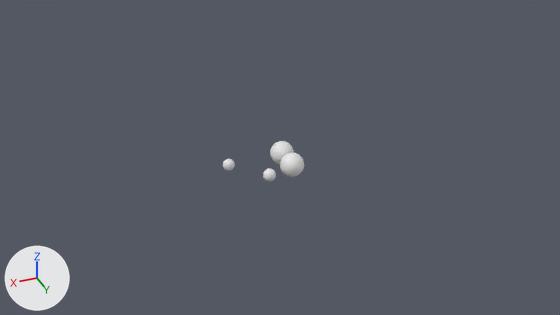
The Blender file BlenderVisualizations/dustAnimatorBPCA.blend, before and after one commit.
Rendered twice from the file's camera 'Camera'. The lights are fixed; the arrows at lower left show +X, +Y and +Z.

The first picture shows 'Mball.0', 'Mball.1', 'Mball.2', 'Mball.4'.
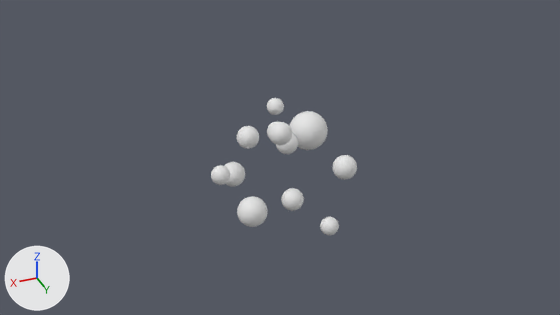
What differs and where, as boxes [x1, y1, x2, y2] in the pictures (560 x 315 px):
```json
{"object": "Mball.8", "change": "added", "after": [290, 111, 328, 150]}
{"object": "Mball.11", "change": "added", "after": [237, 196, 268, 227]}
{"object": "Mball.0", "change": "moved, rescaled", "before": [280, 153, 304, 177], "after": [276, 133, 298, 154], "on screen": "8% narrower, 12% shorter"}
{"object": "Mball.2", "change": "moved, rescaled", "before": [263, 168, 276, 181], "after": [281, 188, 304, 211], "on screen": "71% wider, 71% taller"}
{"object": "Mball.4", "change": "moved, rescaled", "before": [223, 159, 235, 171], "after": [237, 126, 259, 149], "on screen": "77% wider, 85% taller"}
{"object": "Mball.10", "change": "added", "after": [332, 155, 357, 180]}
{"object": "Mball.5", "change": "added", "after": [269, 122, 292, 145]}
{"object": "Mball.1", "change": "moved, rescaled", "before": [270, 141, 294, 164], "after": [267, 121, 279, 139]}
{"object": "Mball.6", "change": "added", "after": [224, 162, 245, 187]}
{"object": "Mball.9", "change": "added", "after": [211, 165, 230, 185]}
{"object": "Mball.12", "change": "added", "after": [320, 217, 339, 235]}
{"object": "Mball.7", "change": "added", "after": [267, 98, 284, 115]}
```

Edits to the scene script, one JSON object a line:
```json
{"op": "set", "path": "ob_mball_0.location", "old": "(-0.18, 0.87, -0.07)", "new": "(-0.09, -0.03, 1.52)"}
{"op": "set", "path": "ob_mball_0.scale", "old": "(1.0, 1.0, 1.0)", "new": "(0.924, 0.924, 0.924)"}
{"op": "set", "path": "ob_mball_1.location", "old": "(-0.18, -1.33, -0.07)", "new": "(-0.09, -2.23, 1.52)"}
{"op": "set", "path": "ob_mball_1.scale", "old": "(1.0, 1.0, 1.0)", "new": "(0.876, 0.876, 0.876)"}
{"op": "set", "path": "ob_mball_2.location", "old": "(2.9, 3.69, 1.14)", "new": "(0.16, 1.9, -2.77)"}
{"op": "set", "path": "ob_mball_2.scale", "old": "(0.5, 0.5, 0.5)", "new": "(0.929, 0.929, 0.929)"}
{"op": "set", "path": "ob_mball_4.location", "old": "(4.43, -1.81, -0.53)", "new": "(3.05, -0.75, 2.29)"}
{"op": "set", "path": "ob_mball_4.scale", "old": "(0.5, 0.5, 0.5)", "new": "(0.923, 0.923, 0.923)"}
{"op": "add", "block": "ob_mball_12", "code": ["ob_mball_12 = bpy.data.objects.new('Mball.12', me_sphere_007)", "ob_mball_12.location = (-2.04, 4.51, -4.32)", "ob_mball_12.scale = (0.766, 0.766, 0.766)"]}
{"op": "add", "block": "ob_mball_11", "code": ["ob_mball_11 = bpy.data.objects.new('Mball.11', me_sphere_007)", "ob_mball_11.location = (4.47, 4.02, -1.65)", "ob_mball_11.scale = (1.18, 1.18, 1.18)"]}
{"op": "add", "block": "ob_mball_10", "code": ["ob_mball_10 = bpy.data.objects.new('Mball.10', me_sphere_007)", "ob_mball_10.location = (-2.62, 5.49, 1.61)", "ob_mball_10.scale = (0.947, 0.947, 0.947)"]}
{"op": "add", "block": "ob_mball_9", "code": ["ob_mball_9 = bpy.data.objects.new('Mball.9', me_sphere_007)", "ob_mball_9.location = (6.13, 1.44, 0.59)", "ob_mball_9.scale = (0.762, 0.762, 0.762)"]}
{"op": "add", "block": "ob_mball_8", "code": ["ob_mball_8 = bpy.data.objects.new('Mball.8', me_sphere_007)", "ob_mball_8.location = (-2.57, -1.33, 1.59)", "ob_mball_8.scale = (1.64, 1.64, 1.64)"]}
{"op": "add", "block": "ob_mball_7", "code": ["ob_mball_7 = bpy.data.objects.new('Mball.7', me_sphere_007)", "ob_mball_7.location = (-0.9, -4.71, 2.67)", "ob_mball_7.scale = (0.749, 0.749, 0.749)"]}
{"op": "add", "block": "ob_mball_6", "code": ["ob_mball_6 = bpy.data.objects.new('Mball.6', me_sphere_007)", "ob_mball_6.location = (4.45, -0.66, -0.83)", "ob_mball_6.scale = (1.02, 1.02, 1.02)"]}
{"op": "add", "block": "ob_mball_5", "code": ["ob_mball_5 = bpy.data.objects.new('Mball.5', me_sphere_007)", "ob_mball_5.location = (1.26, 1.86, 3.52)", "ob_mball_5.scale = (0.92, 0.92, 0.92)"]}
```
